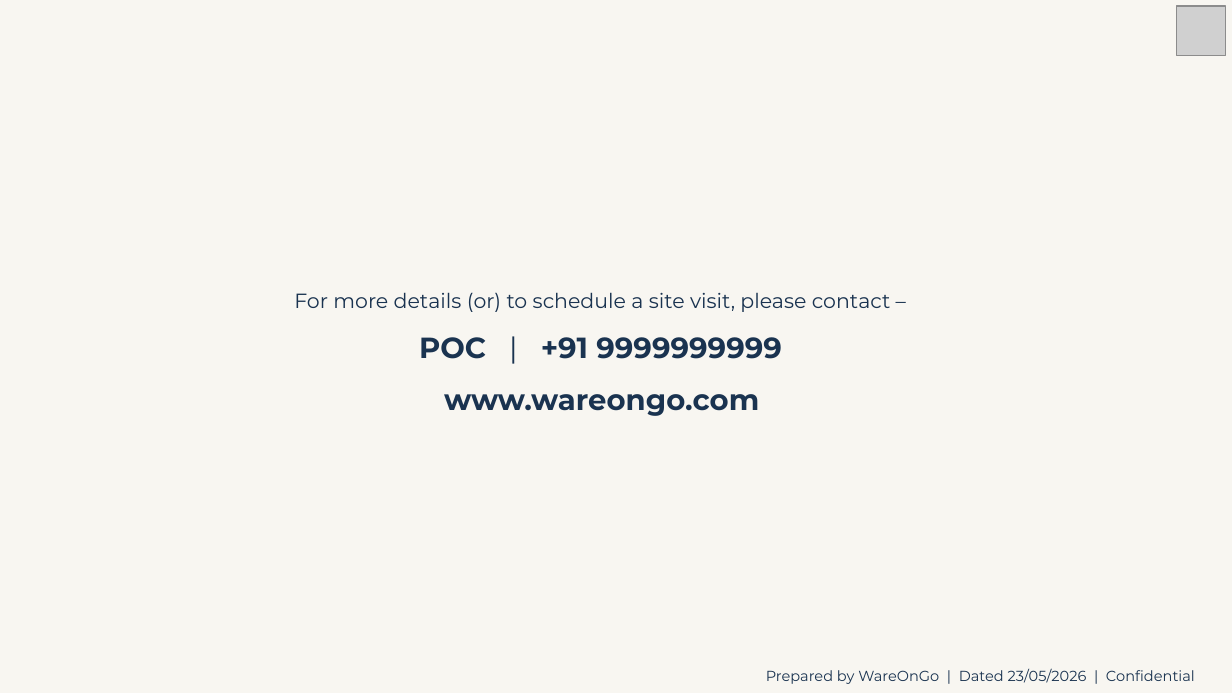
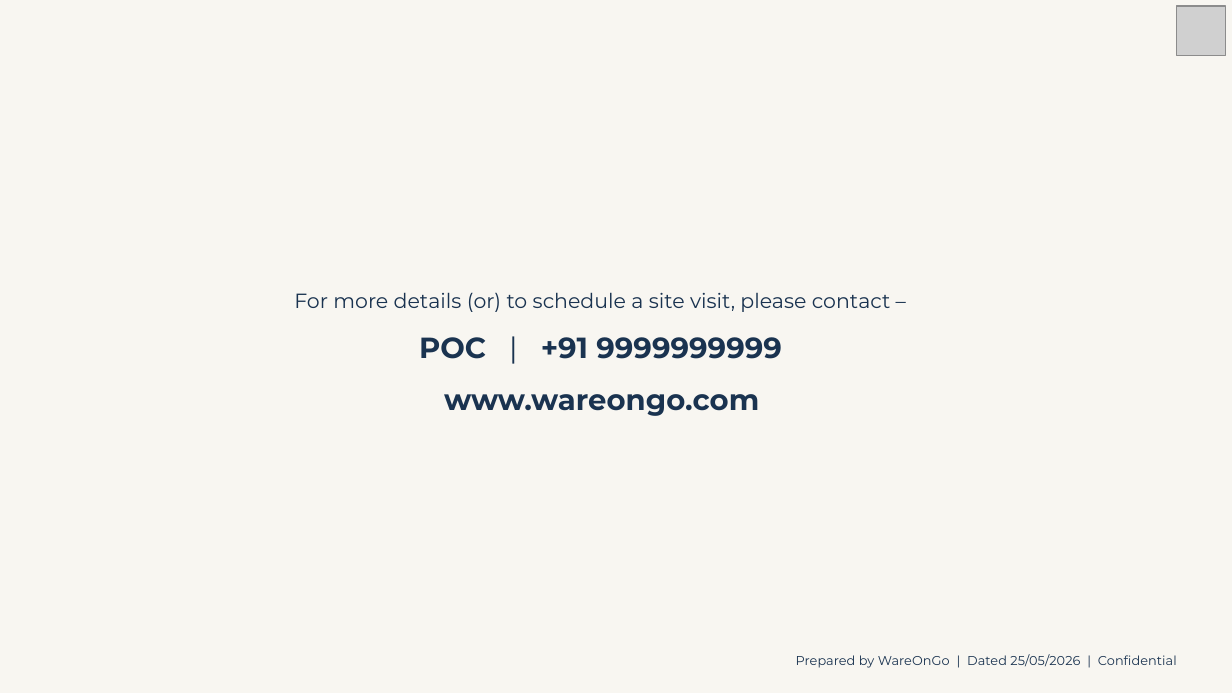
Before and after one commit to WareOnGo/Warehouse-Proposal-Engine, a slide deck: slide 6 of preview-out/preview.pptx (slide 7 before the commit). Drawn at 1232x693 pixels with LibreOffice and Linux fonts; fonts in the diff are those of the drawing; grey boxes stand for pictures. Boxes give left, top, right and bottom in pixels: in the first picture for what was removed or moved away, otherwise in the second. Text is boxed around its words. In the diff, an @@ line names an element or a change of style, - is before the commit and + after.

```diff
--- a/preview-out/preview.pptx
+++ b/preview-out/preview.pptx
@@ text at box(796, 654, 1177, 668): text changed; size 8.5 to 7.5 pt @@
-Prepared by WareOnGo | Dated 23/05/2026 | Confidential
+Prepared by WareOnGo | Dated 25/05/2026 | Confidential
```
Also in this commit, not shown: 5 other slides changed, 1 slide removed, 12 other files.
